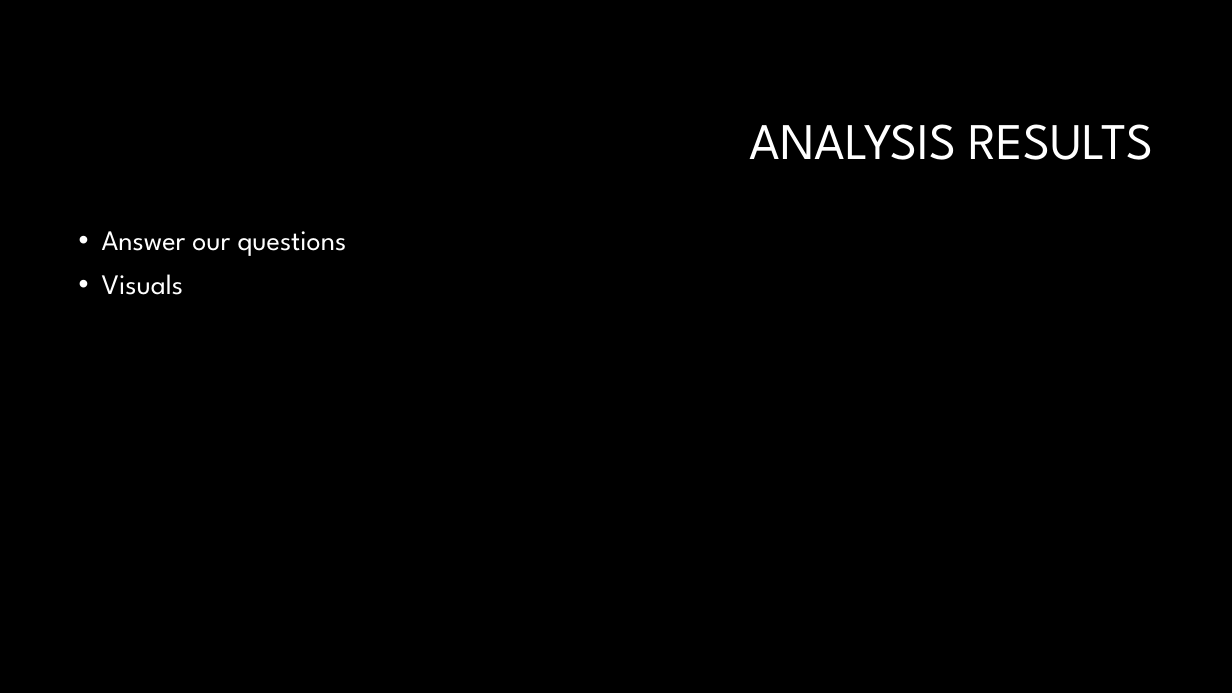
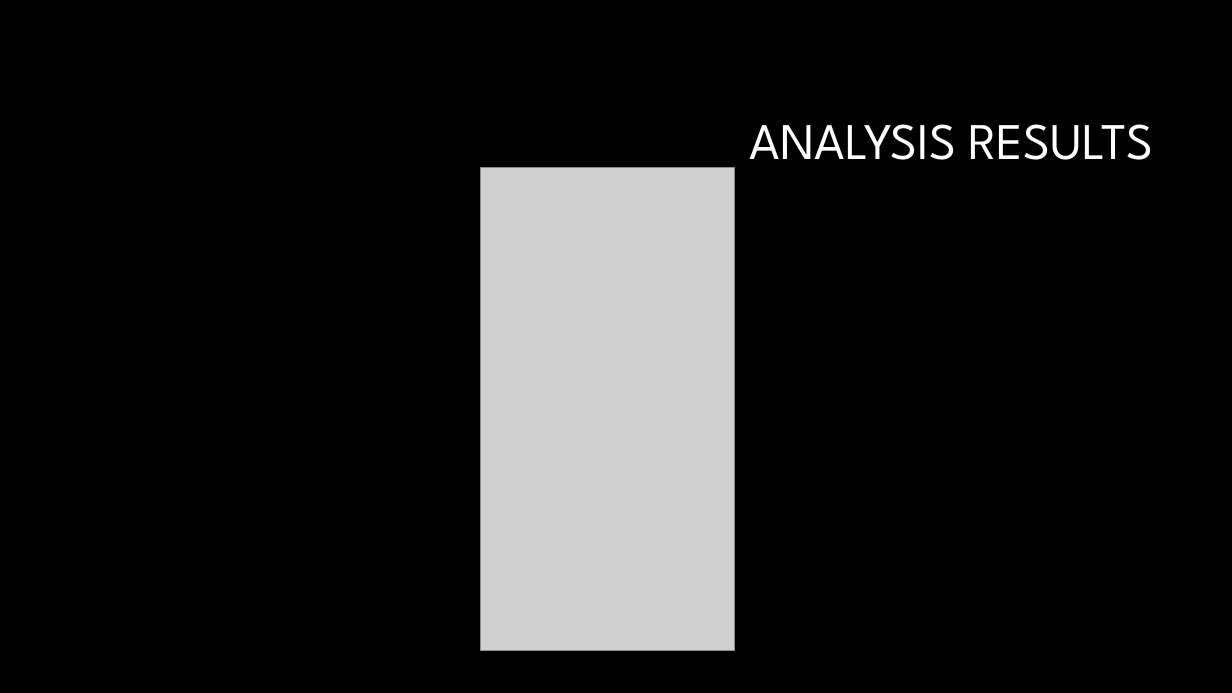
Before and after one commit to Adam-Warrick/Causes_of_Flight_Delays_and_Cancellations, a slide deck: slide 11 of Resources/Flight_Delays_and_Cancellations2.pptx (slide 7 before the commit). Drawn at 1232x693 pixels with LibreOffice and Linux fonts; fonts in the diff are those of the drawing; grey boxes stand for pictures; background and template pictures are left out. Boxes give left, top, right and bottom in pixels: in the first picture for what was removed or moved away, otherwise in the second. Text is boxed around its words. In the diff, an @@ line names an element or a change of style, - is before the commit and + after.

Commit message:
Updated with visuals

```diff
--- a/Resources/Flight_Delays_and_Cancellations2.pptx
+++ b/Resources/Flight_Delays_and_Cancellations2.pptx
@@ picture added at [481, 168, 734, 651] @@
@@ text removed at [102, 231, 346, 295] @@
-• Answer our questions
-• Visuals
```
Also in this commit, not shown: 3 other slides changed, 5 slides added.
